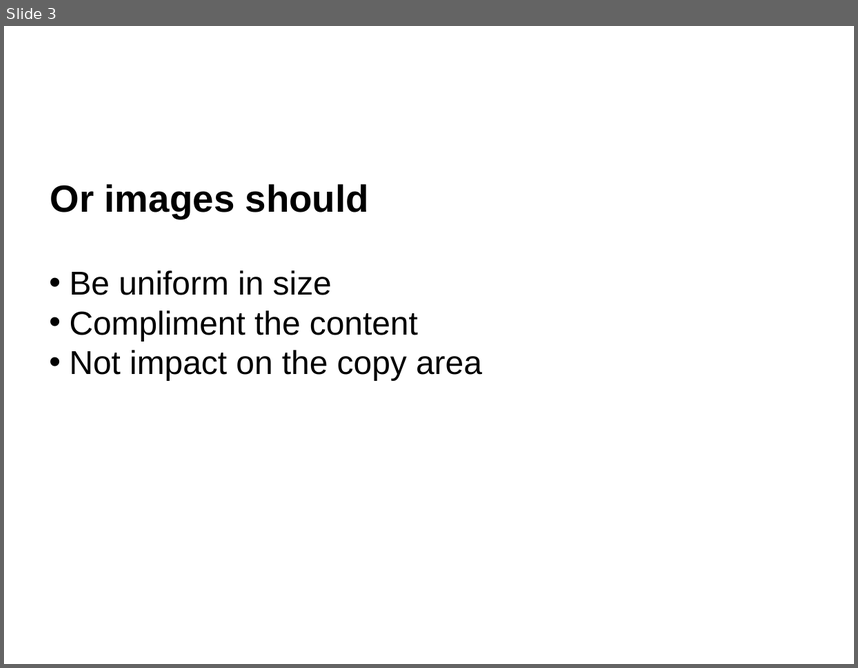
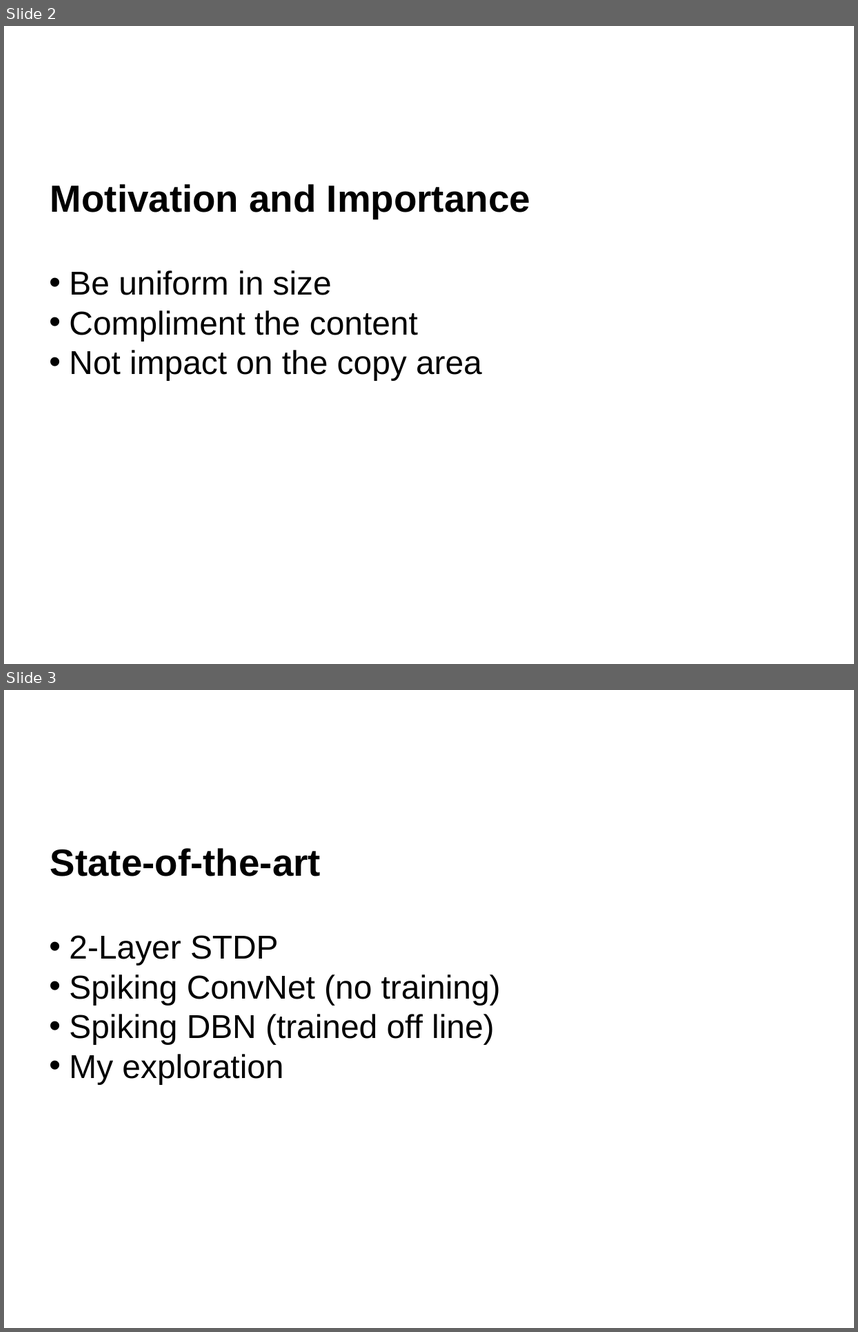
Before and after one commit to qian-liu/2nd_year_short_report, a slide deck: 2nd_year_int.pptx. Shown one above the other, each under a label of ours: slide 3 before the commit, slides 2 and 3 after it. The pictures are 858x668 and 858x1332 pixels, drawn with LibreOffice and Linux fonts; fonts in the diff are those of the drawing; background and template pictures are left out. Boxes give left, top, right and bottom in pixels: in the first picture for what was removed or moved away, otherwise in the second. Text is boxed around its words. In the diff, an @@ line names an element or a change of style, - is before the commit and + after.

```diff
--- a/2nd_year_int.pptx
+++ b/2nd_year_int.pptx
@@ slide 3 added at (4,690,854,1328), background #FFFFFF @@
@@ text added at (50,848,321,876), 32 pt, text #000000, bold @@
+State-of-the-art
@@ text added at (69,935,501,1084), 28 pt, text #000000 @@
+• 2-Layer STDP
+• Spiking ConvNet (no training)
+• Spiking DBN (trained off line)
+• My exploration
@@ what was slide 3 is now slide 2 @@
@@ slide 2 changed as well @@
@@ text at (50,184,530,219): text changed @@
-Or images should
+Motivation and Importance
```
Also in this commit, not shown: 1 other slide changed, 8 other slides added, 2 slides removed, 41 other files.
